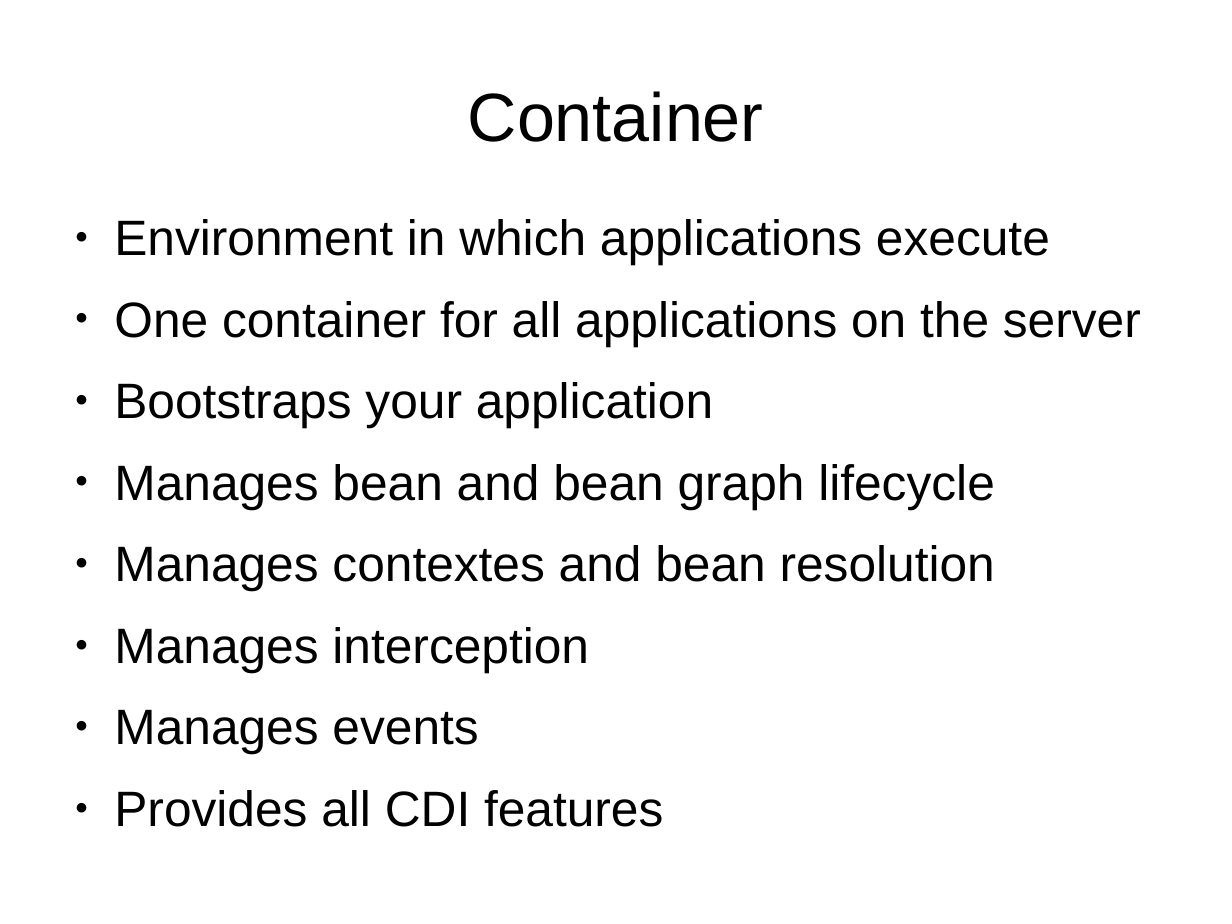
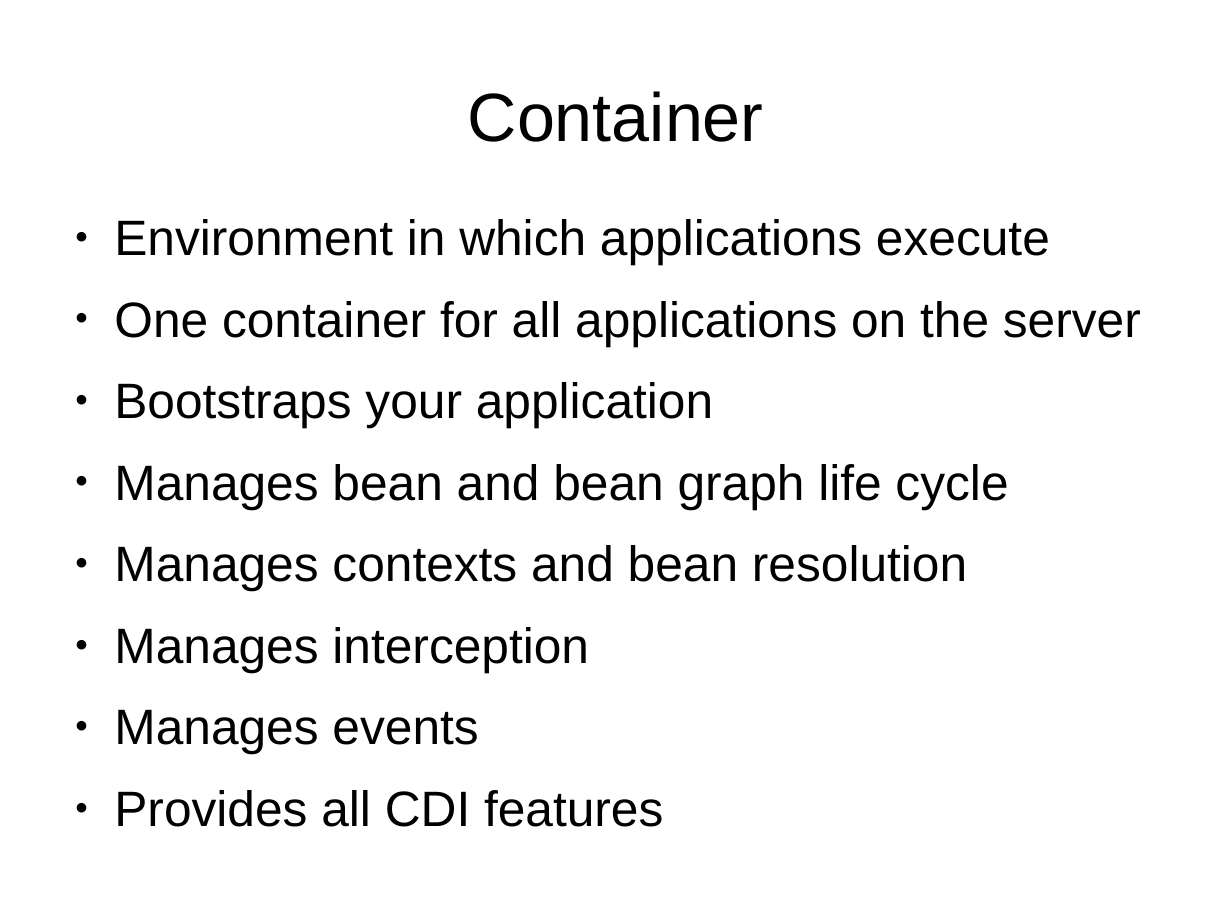
Before and after one commit to FrigoCoder/CDI, a slide deck: slide 9 of CDI.odp. Drawn at 1232x924 pixels with LibreOffice and Linux fonts; fonts in the diff are those of the drawing. Boxes give left, top, right and bottom in pixels: in the first picture for what was removed or moved away, otherwise in the second. Text is boxed around its words. In the diff, an @@ line names an element or a change of style, - is before the commit and + after.

Commit message:
Progress!

```diff
--- a/CDI.odp
+++ b/CDI.odp
@@ text at (114,464,1008,591): text changed @@
-● Manages bean and bean graph lifecycle
-● Manages contextes and bean resolution
+● Manages bean and bean graph life cycle
+● Manages contexts and bean resolution
```
Also in this commit, not shown: 1 other slide changed.
